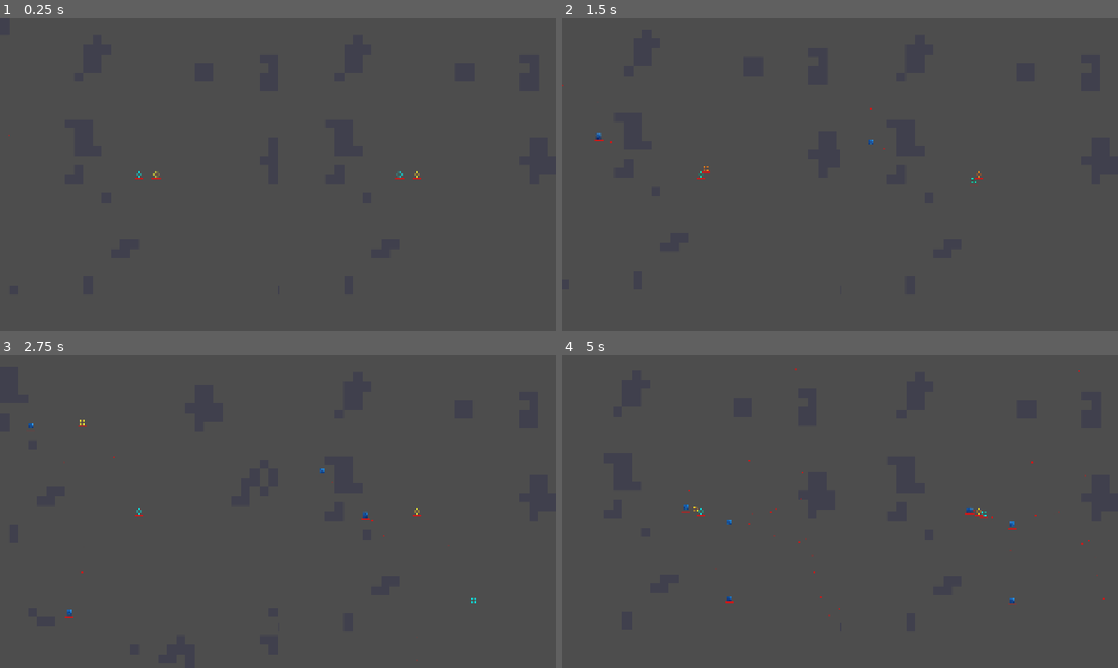
Above: before the commit, frames 1-4 (two rows, left to right).
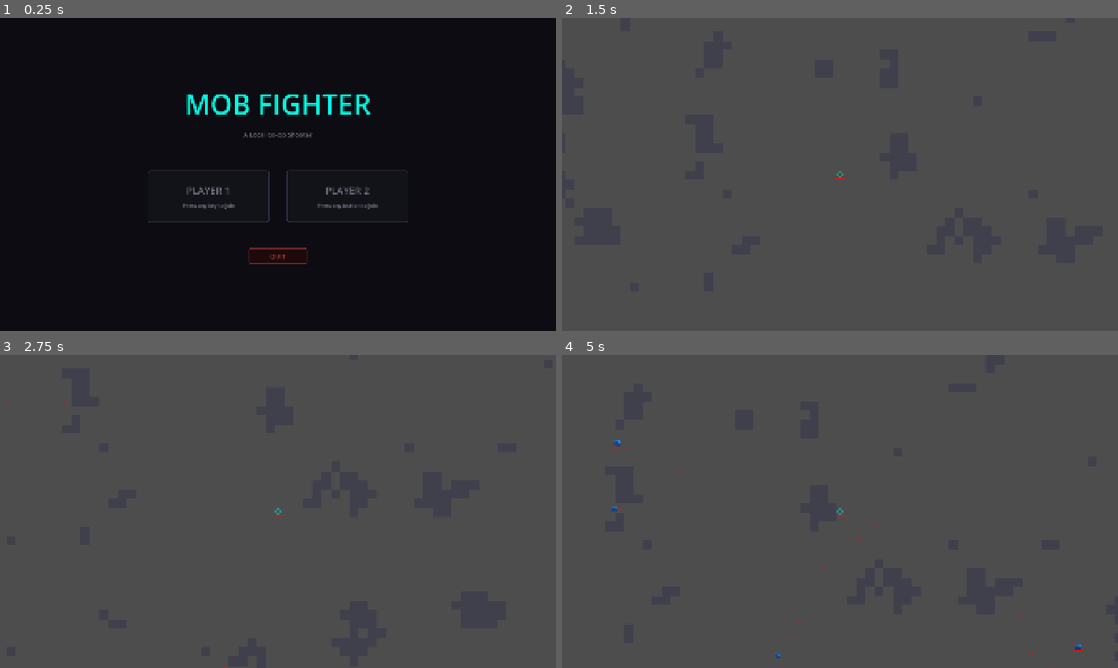
Above: after the commit, the same moments.

Repository: M-E-7/mob-fighter
Game: Godot game, scene res://Levels/MainMenu/MainMenu.tscn
Same seed, same stepped clock (60 frames per second), same inputs: the game is played once before the commit and once after it. Before the commit the project starts from res://Levels/LevelPrototype/basic_level.tscn.
Inputs (mouse positions are in pixels of both pictures, inside the frame that each line leads up to):
- Up to frame 1 (0.25 s): no input
- Up to frame 2 (1.5 s): tap Enter at 0.5 s; move the mouse to (962, 158) at 0.52 s; hold Right (ui_right) 0.53-1.28 s; tap Shift at 0.6 s; tap Ctrl at 0.8, 1.35 s; move the mouse to (728, 190) at 1.27 s; hold Down (ui_down) from 1.28 s (still down)
- Up to frame 3 (2.75 s): tap Alt at 1.55, 2.1 s; move the mouse to (333, 442) at 2.02 s; release Down (ui_down) at 2.03 s; hold Right (ui_right) from 2.03 s (still down); tap Shift at 2.3 s
- Up to frame 4 (5 s): move the mouse to (812, 574) at 2.77 s; release Right (ui_right) at 2.78 s; hold Up (ui_up) 2.78-3.53 s; click (812, 574) at 2.85 s; tap Ctrl at 3.05, 4.35 s; move the mouse to (1006, 558) at 3.52 s; hold Left (ui_left) from 3.53 s (still down); tap Shift at 3.6, 4.55 s; tap Alt at 3.8 s; tap Escape at 4.15 s; move the mouse to (673, 464) at 4.27 s

The runs differ from the first frame. In frame 1, 100% of the frame differs, in the area x 0-100%, y 0-100%; in frame 2, 0.1%; in frame 3, 0.2%; in frame 4, 0.4%.

Commit message:
Added main menu. 2 player split screen is now optional

Diff:
--- /dev/null
+++ b/Autoloads/game_config.gd
@@ -0,0 +1,3 @@
+extends Node
+
+var player_count: int = 1
--- a/Levels/LevelPrototype/basic_level.gd
+++ b/Levels/LevelPrototype/basic_level.gd
@@ -5,6 +5,8 @@
 
 @onready var _subviewport_p1: SubViewport = get_node(_SVP1)
 @onready var _subviewport_p2: SubViewport = get_node(_SVP2)
+@onready var _container_p1: SubViewportContainer = $SplitScreenLayout/SubViewportContainerP1
+@onready var _container_p2: SubViewportContainer = $SplitScreenLayout/SubViewportContainerP2
 @onready var _proc_gen: ProcGenLevelComponent = get_node(_SVP1 + "/ProcGenLevelComponent")
 @onready var _player1: LivingEntity = get_node(_SVP1 + "/Player")
 @onready var _player2: LivingEntity = get_node(_SVP1 + "/Player2")
@@ -24,34 +26,48 @@
 	# Force it to the viewport size before anything else.
 	$SplitScreenLayout.size = get_viewport().get_visible_rect().size
 
-	# Both SubViewports share the main world (own_world_2d=false by default).
-	# Camera2DP1 is parented to Player1 so it auto-follows without needing _process() sync.
 	_camera_p1 = Camera2D.new()
 	_player1.add_child(_camera_p1)
 
+	_level_up_ui.set("xp_component", _player1.get_node("XPComponent") as XPComponent)
+
+	if GameConfig.player_count == 1:
+		_setup_single_player()
+	else:
+		_setup_split_screen()
+
+	_proc_gen.level_generated.connect(_on_level_generated)
+	EventBus.entity_died.connect(_on_entity_died)
+
+
+func _setup_single_player() -> void:
+	_container_p2.hide()
+	_overlay_p2.hide()
+	_container_p1.size = get_viewport().get_visible_rect().size
+	_player2.queue_free()
+	_player2 = null
+
+
+func _setup_split_screen() -> void:
 	# Camera2DP2 lives in SubViewportP2 and is position-synced to Player2 in _process().
 	# Explicitly share SubViewportP1's world so P2's camera sees the same scene.
 	_camera_p2 = Camera2D.new()
 	_subviewport_p2.world_2d = _subviewport_p1.world_2d
 	_subviewport_p2.add_child(_camera_p2)
 	_camera_p2.global_position = _player2.global_position
-
-	_level_up_ui.set("xp_component", _player1.get_node("XPComponent") as XPComponent)
 	_level_up_ui.set("xp_component_p2", _player2.get_node("XPComponent") as XPComponent)
-
-	_proc_gen.level_generated.connect(_on_level_generated)
-	EventBus.entity_died.connect(_on_entity_died)
 
 
 func _process(_delta: float) -> void:
-	if not _p2_dead and is_instance_valid(_player2):
+	if GameConfig.player_count == 2 and not _p2_dead and is_instance_valid(_player2):
 		_camera_p2.global_position = _player2.global_position
 
 
 func _on_level_generated(spawn_pos: Vector2) -> void:
 	_player1.global_position = spawn_pos
-	_player2.global_position = spawn_pos + Vector2(60, 0)
-	_camera_p2.global_position = spawn_pos + Vector2(60, 0)
+	if is_instance_valid(_player2):
+		_player2.global_position = spawn_pos + Vector2(60, 0)
+		_camera_p2.global_position = spawn_pos + Vector2(60, 0)
 	_spawner.start(_proc_gen)
 
 
@@ -62,6 +78,6 @@
 		if is_instance_valid(_camera_p1):
 			_camera_p1.reparent(_subviewport_p1, true)
 		_overlay_p1.visible = true
-	elif entity == _player2:
+	elif is_instance_valid(_player2) and entity == _player2:
 		_p2_dead = true
 		_overlay_p2.visible = true
--- /dev/null
+++ b/Levels/MainMenu/MainMenu.tscn
@@ -0,0 +1,74 @@
+[gd_scene format=3 uid="uid://cmainmenu0001"]
+
+[ext_resource type="Script" path="res://Levels/MainMenu/main_menu.gd" id="1_script"]
+
+[node name="MainMenu" type="Control"]
+anchor_right = 1.0
+anchor_bottom = 1.0
+script = ExtResource("1_script")
+
+[node name="Background" type="ColorRect" parent="."]
+anchor_right = 1.0
+anchor_bottom = 1.0
+color = Color(0.047, 0.047, 0.07, 1)
+
+[node name="CenterContainer" type="CenterContainer" parent="."]
+anchor_right = 1.0
+anchor_bottom = 1.0
+
+[node name="VBox" type="VBoxContainer" parent="CenterContainer"]
+theme_override_constants/separation = 24
+
+[node name="Title" type="Label" parent="CenterContainer/VBox"]
+text = "MOB FIGHTER"
+horizontal_alignment = 1
+
+[node name="Subtitle" type="Label" parent="CenterContainer/VBox"]
+text = "A Local Co-Op Shooter"
+horizontal_alignment = 1
+
+[node name="Spacer1" type="Control" parent="CenterContainer/VBox"]
+custom_minimum_size = Vector2(0, 60)
+
+[node name="SlotsRow" type="HBoxContainer" parent="CenterContainer/VBox"]
+alignment = 1
+theme_override_constants/separation = 60
+
+[node name="SlotP1" type="PanelContainer" parent="CenterContainer/VBox/SlotsRow"]
+custom_minimum_size = Vector2(420, 180)
+
+[node name="VBox" type="VBoxContainer" parent="CenterContainer/VBox/SlotsRow/SlotP1"]
+alignment = 1
+theme_override_constants/separation = 16
+
+[node name="Name" type="Label" parent="CenterContainer/VBox/SlotsRow/SlotP1/VBox"]
+text = "PLAYER 1"
+horizontal_alignment = 1
+
+[node name="Status" type="Label" parent="CenterContainer/VBox/SlotsRow/SlotP1/VBox"]
+text = "Press any key to join"
+horizontal_alignment = 1
+autowrap_mode = 3
+
+[node name="SlotP2" type="PanelContainer" parent="CenterContainer/VBox/SlotsRow"]
+custom_minimum_size = Vector2(420, 180)
+
+[node name="VBox" type="VBoxContainer" parent="CenterContainer/VBox/SlotsRow/SlotP2"]
+alignment = 1
+theme_override_constants/separation = 16
+
+[node name="Name" type="Label" parent="CenterContainer/VBox/SlotsRow/SlotP2/VBox"]
+text = "PLAYER 2"
+horizontal_alignment = 1
+
+[node name="Status" type="Label" parent="CenterContainer/VBox/SlotsRow/SlotP2/VBox"]
+text = "Press any button to join"
+horizontal_alignment = 1
+autowrap_mode = 3
+
+[node name="Spacer2" type="Control" parent="CenterContainer/VBox"]
+custom_minimum_size = Vector2(0, 40)
+
+[node name="QuitButton" type="Button" parent="CenterContainer/VBox"]
+custom_minimum_size = Vector2(200, 50)
+text = "QUIT"
--- /dev/null
+++ b/Levels/MainMenu/main_menu.gd
@@ -0,0 +1,177 @@
+extends Control
+class_name MainMenu
+
+const _LEVEL_SCENE := "res://Levels/LevelPrototype/basic_level.tscn"
+
+const _COLOR_P1 := Color(0.0, 1.0, 0.9)
+const _COLOR_P2 := Color(1.0, 0.6, 0.0)
+const _COLOR_DIM := Color(0.45, 0.45, 0.5)
+const _COLOR_READY := Color(0.2, 1.0, 0.35)
+const _COLOR_BG_IDLE := Color(0.07, 0.07, 0.1, 1.0)
+const _COLOR_BG_P1 := Color(0.0, 0.15, 0.18, 1.0)
+const _COLOR_BG_P2 := Color(0.18, 0.1, 0.0, 1.0)
+const _COLOR_BORDER_IDLE := Color(0.25, 0.25, 0.35, 1.0)
+const _COLOR_BORDER_READY := Color(0.2, 1.0, 0.35, 1.0)
+
+enum _SlotState { IDLE, JOINED, READY }
+
+var _state_p1: _SlotState = _SlotState.IDLE
+var _state_p2: _SlotState = _SlotState.IDLE
+
+@onready var _title: Label = $CenterContainer/VBox/Title
+@onready var _subtitle: Label = $CenterContainer/VBox/Subtitle
+@onready var _slot_p1: PanelContainer = $CenterContainer/VBox/SlotsRow/SlotP1
+@onready var _slot_p2: PanelContainer = $CenterContainer/VBox/SlotsRow/SlotP2
+@onready var _name_p1: Label = $CenterContainer/VBox/SlotsRow/SlotP1/VBox/Name
+@onready var _name_p2: Label = $CenterContainer/VBox/SlotsRow/SlotP2/VBox/Name
+@onready var _status_p1: Label = $CenterContainer/VBox/SlotsRow/SlotP1/VBox/Status
+@onready var _status_p2: Label = $CenterContainer/VBox/SlotsRow/SlotP2/VBox/Status
+@onready var _quit_button: Button = $CenterContainer/VBox/QuitButton
+
+
+func _ready() -> void:
+	_apply_theme()
+	_refresh_slot(1)
+	_refresh_slot(2)
+	_quit_button.pressed.connect(get_tree().quit)
+
+
+func _unhandled_input(event: InputEvent) -> void:
+	if event is InputEventKey and not event.is_echo() and event.pressed:
+		_handle_keyboard(event as InputEventKey)
+	elif event is InputEventJoypadButton and event.pressed:
+		_handle_gamepad(event as InputEventJoypadButton)
+
+
+func _handle_keyboard(event: InputEventKey) -> void:
+	if _is_modifier_only(event):
+		return
+	var is_cancel := event.keycode == KEY_ESCAPE
+	match _state_p1:
+		_SlotState.IDLE:
+			if is_cancel:
+				get_tree().quit()
+			else:
+				_set_state_p1(_SlotState.JOINED)
+		_SlotState.JOINED:
+			if not is_cancel:
+				_set_state_p1(_SlotState.READY)
+		_SlotState.READY:
+			if is_cancel:
+				_set_state_p1(_SlotState.JOINED)
+
+
+func _handle_gamepad(event: InputEventJoypadButton) -> void:
+	var is_cancel := event.button_index == JOY_BUTTON_B
+	match _state_p2:
+		_SlotState.IDLE:
+			if not is_cancel:
+				_set_state_p2(_SlotState.JOINED)
+		_SlotState.JOINED:
+			if is_cancel:
+				_set_state_p2(_SlotState.IDLE)
+			else:
+				_set_state_p2(_SlotState.READY)
+		_SlotState.READY:
+			if is_cancel:
+				_set_state_p2(_SlotState.JOINED)
+
+
+func _set_state_p1(new_state: _SlotState) -> void:
+	_state_p1 = new_state
+	_refresh_slot(1)
+	_try_start()
+
+
+func _set_state_p2(new_state: _SlotState) -> void:
+	_state_p2 = new_state
+	_refresh_slot(2)
+	_try_start()
+
+
+func _try_start() -> void:
+	var p1_ready := _state_p1 == _SlotState.READY
+	var p2_active := _state_p2 != _SlotState.IDLE
+	var p2_ready := _state_p2 == _SlotState.READY
+	if p1_ready and (not p2_active or p2_ready):
+		GameConfig.player_count = 2 if p2_active else 1
+		get_tree().change_scene_to_file(_LEVEL_SCENE)
+
+
+func _refresh_slot(player: int) -> void:
+	var state := _state_p1 if player == 1 else _state_p2
+	var status_label := _status_p1 if player == 1 else _status_p2
+	var name_label := _name_p1 if player == 1 else _name_p2
+	var panel := _slot_p1 if player == 1 else _slot_p2
+	var color_active := _COLOR_P1 if player == 1 else _COLOR_P2
+	var bg_active := _COLOR_BG_P1 if player == 1 else _COLOR_BG_P2
+
+	match state:
+		_SlotState.IDLE:
+			var prompt := "Press any key to join" if player == 1 else "Press any button to join"
+			status_label.text = prompt
+			status_label.modulate = _COLOR_DIM
+			name_label.modulate = _COLOR_DIM
+			_style_slot(panel, _COLOR_BG_IDLE, _COLOR_BORDER_IDLE)
+		_SlotState.JOINED:
+			status_label.text = "Press again to READY UP"
+			status_label.modulate = color_active
+			name_label.modulate = color_active
+			_style_slot(panel, bg_active, color_active)
+		_SlotState.READY:
+			status_label.text = "READY!"
+			status_label.modulate = _COLOR_READY
+			name_label.modulate = _COLOR_READY
+			_style_slot(panel, bg_active, _COLOR_BORDER_READY)
+
+
+func _apply_theme() -> void:
+	_title.add_theme_font_size_override("font_size", 96)
+	_title.modulate = _COLOR_P1
+
+	_subtitle.add_theme_font_size_override("font_size", 22)
+	_subtitle.modulate = _COLOR_DIM
+
+	_name_p1.add_theme_font_size_override("font_size", 34)
+	_name_p2.add_theme_font_size_override("font_size", 34)
+	_status_p1.add_theme_font_size_override("font_size", 18)
+	_status_p2.add_theme_font_size_override("font_size", 18)
+
+	var quit_normal := StyleBoxFlat.new()
+	quit_normal.bg_color = Color(0.12, 0.04, 0.04)
+	quit_normal.border_color = Color(0.6, 0.18, 0.18)
+	quit_normal.set_border_width_all(2)
+	quit_normal.set_corner_radius_all(4)
+	quit_normal.content_margin_left = 40.0
+	quit_normal.content_margin_right = 40.0
+	quit_normal.content_margin_top = 12.0
+	quit_normal.content_margin_bottom = 12.0
+	_quit_button.add_theme_stylebox_override("normal", quit_normal)
+
+	var quit_hover := quit_normal.duplicate() as StyleBoxFlat
+	quit_hover.bg_color = Color(0.2, 0.06, 0.06)
+	quit_hover.border_color = Color(0.9, 0.3, 0.3)
+	_quit_button.add_theme_stylebox_override("hover", quit_hover)
+
+	_quit_button.add_theme_color_override("font_color", Color(0.75, 0.25, 0.25))
+	_quit_button.add_theme_color_override("font_hover_color", Color(1.0, 0.4, 0.4))
+	_quit_button.add_theme_font_size_override("font_size", 22)
+	_quit_button.size_flags_horizontal = Control.SIZE_SHRINK_CENTER
+
+
+func _style_slot(panel: PanelContainer, bg: Color, border: Color) -> void:
+	var style := StyleBoxFlat.new()
+	style.bg_color = bg
+	style.border_color = border
+	style.set_border_width_all(2)
+	style.set_corner_radius_all(8)
+	style.content_margin_left = 48.0
+	style.content_margin_right = 48.0
+	style.content_margin_top = 32.0
+	style.content_margin_bottom = 32.0
+	panel.add_theme_stylebox_override("panel", style)
+
+
+func _is_modifier_only(event: InputEventKey) -> bool:
+	return event.keycode in [KEY_SHIFT, KEY_CTRL, KEY_ALT, KEY_META,
+			KEY_CAPSLOCK, KEY_NUMLOCK, KEY_SCROLLLOCK]
--- a/UI/level_up_ui.gd
+++ b/UI/level_up_ui.gd
@@ -8,6 +8,8 @@
 @onready var _cards_p1: HBoxContainer = $BackgroundDim/CenterContainer/VBoxContainer/PlayersHBox/P1Section/CardsContainerP1
 @onready var _cards_p2: HBoxContainer = $BackgroundDim/CenterContainer/VBoxContainer/PlayersHBox/P2Section/CardsContainerP2
 @onready var _p2_section: VBoxContainer = $BackgroundDim/CenterContainer/VBoxContainer/PlayersHBox/P2Section
+@onready var _p2_separator: VSeparator = $BackgroundDim/CenterContainer/VBoxContainer/PlayersHBox/VSeparator
+@onready var _title_label: Label = $BackgroundDim/CenterContainer/VBoxContainer/TitleLabel
 
 var _p2_picks: Array[PowerUpData] = []
 var _p2_card_panels: Array[PanelContainer] = []
@@ -18,6 +20,10 @@
 
 func _ready() -> void:
 	visible = false
+	if GameConfig.player_count == 1:
+		_p2_section.hide()
+		_p2_separator.hide()
+		_title_label.text = "Level Up! Choose your power-up:"
 	EventBus.player_leveled_up.connect(_on_player_leveled_up)
 
 
--- a/project.godot
+++ b/project.godot
@@ -11,7 +11,7 @@
 [application]
 
 config/name="MobFighter"
-run/main_scene="uid://cinxk34tq5oy0"
+run/main_scene="res://Levels/MainMenu/MainMenu.tscn"
 config/features=PackedStringArray("4.6", "Forward Plus")
 config/icon="res://icon.svg"
 
@@ -19,6 +19,7 @@
 
 EventBus="*res://Autoloads/event_bus.gd"
 PowerUpRegistry="*res://Autoloads/power_up_registry.gd"
+GameConfig="*res://Autoloads/game_config.gd"
 
 [display]
 
Not shown, added: Autoloads/game_config.gd.uid
Not shown, added: Levels/MainMenu/main_menu.gd.uid
